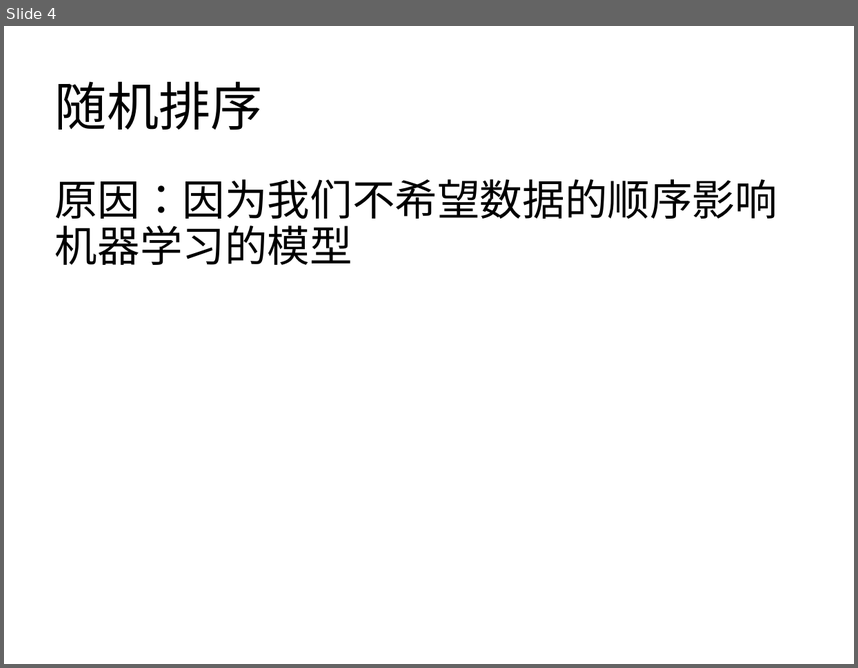
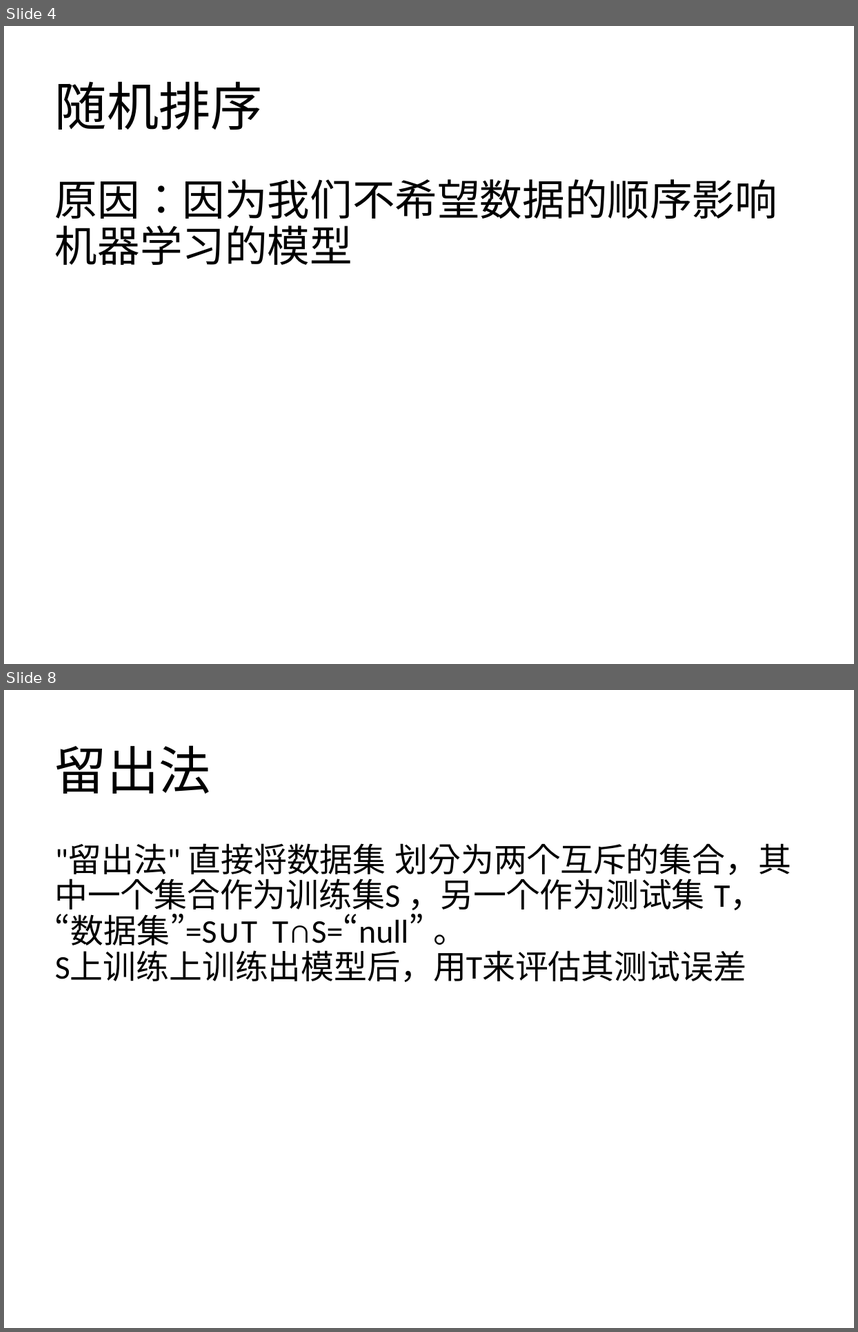
Before and after one commit to zznan0o0/Machine-Learning-materilas, a slide deck: 机器学习.pptx. Shown one above the other, each under a label of ours: slide 4 before the commit, slides 4 and 8 after it; the slides between them are not shown. The pictures are 858x668 and 858x1332 pixels, drawn with LibreOffice and Linux fonts; fonts in the diff are those of the drawing. Boxes give left, top, right and bottom in pixels: in the first picture for what was removed or moved away, otherwise in the second. Text is boxed around its words. In the diff, an @@ line names an element or a change of style, - is before the commit and + after.

```diff
--- a/机器学习.pptx
+++ b/机器学习.pptx
@@ slide 8 added at [4,690,854,1328], background #FFFFFF @@
@@ title added at [55,745,211,793], 44 pt, text #000000 @@
+留出法
@@ text added at [55,843,791,982], 28 pt, text #000000 @@
+"留出法" 直接将数据集 划分为两个互斥的集合，其中一个集合作为训练集S ，另一个作为测试集 T， “数据集”=S∪T T∩S=“null” 。
+S上训练上训练出模型后，用T来评估其测试误差
```
Also in this commit, not shown: 1 slide changed, 16 other slides added.
